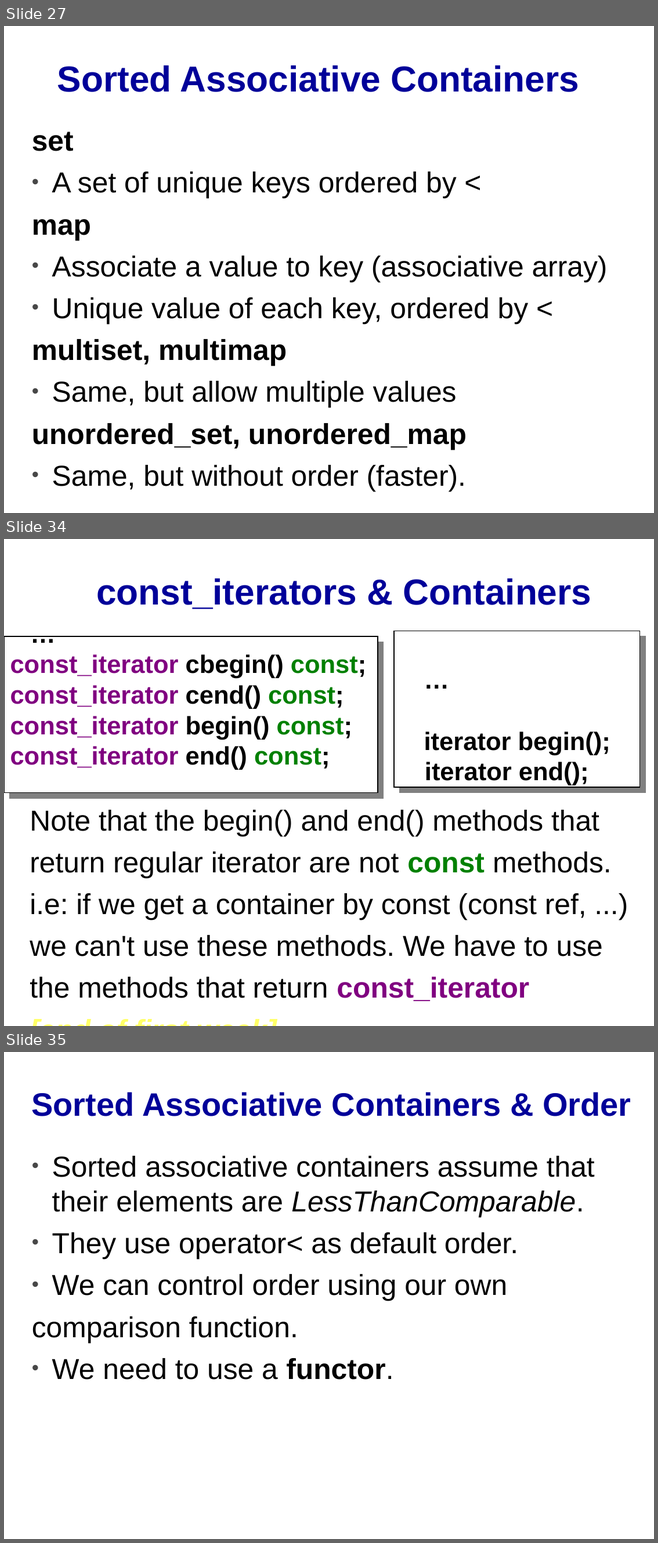
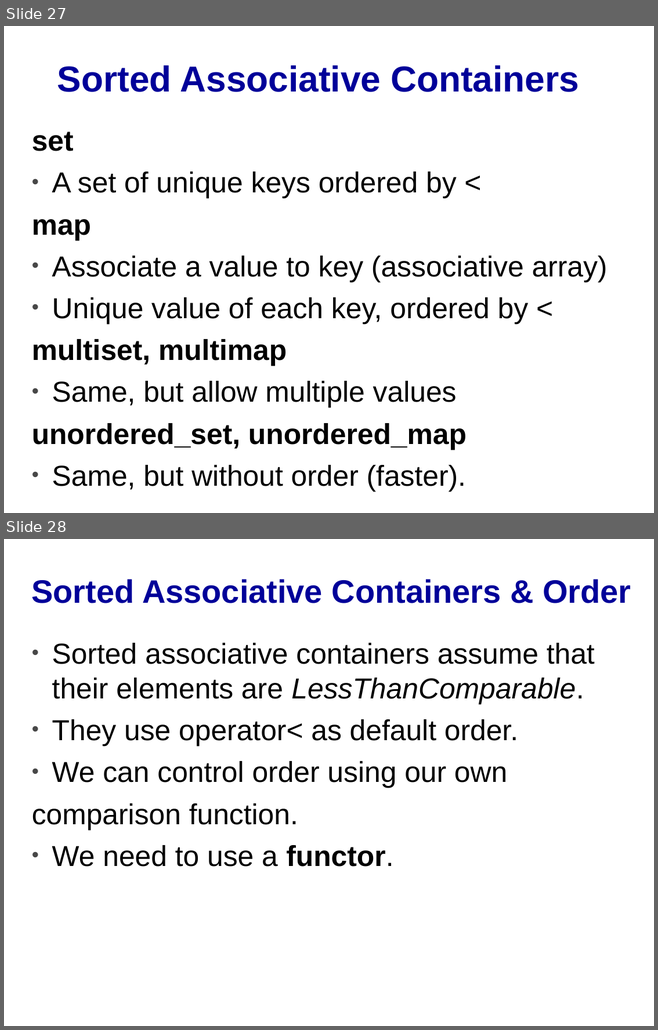
Before and after one commit to cpp-at-ariel/cpp-5780, a slide deck: 10-stl-containers/slides-containers.odp. Shown one above the other, each under a label of ours: slides 27, 34 and 35 before the commit, slides 27 and 28 after it; the slides between them are not shown. The pictures are 658x1543 and 658x1030 pixels, drawn with LibreOffice and Linux fonts; fonts in the diff are those of the drawing. Boxes give left, top, right and bottom in pixels: in the first picture for what was removed or moved away, otherwise in the second. Text is boxed around its words. In the diff, an @@ line names an element or a change of style, - is before the commit and + after.

```diff
--- a/10-stl-containers/slides-containers.odp
+++ b/10-stl-containers/slides-containers.odp
@@ slide 34 removed at [4, 539, 654, 1026], background #FFFFFF @@
@@ title removed at [96, 578, 592, 609] @@
-const_iterators & Containers
@@ freeform shape removed at [4, 636, 378, 793] @@
@@ freeform shape removed at [394, 631, 639, 788] @@
@@ text removed at [10, 654, 366, 770] @@
-…
-const_iterator cbegin() const;
-const_iterator cend() const;
-const_iterator begin() const;
-const_iterator end() const;
@@ text removed at [424, 732, 610, 785] @@
-…
-iterator begin();
-iterator end();
@@ text removed at [30, 810, 611, 1001] @@
-Note that the begin() and end() methods that
-return regular iterator are not const methods.
-i.e: if we get a container by const (const ref, ...)
-we can't use these methods. We have to use
-the methods that return const_iterator
-[end of first week]
@@ what was slide 35 is now slide 28 @@
```
Also in this commit, not shown: 2 slides changed, 6 other slides removed, 6 other files.
